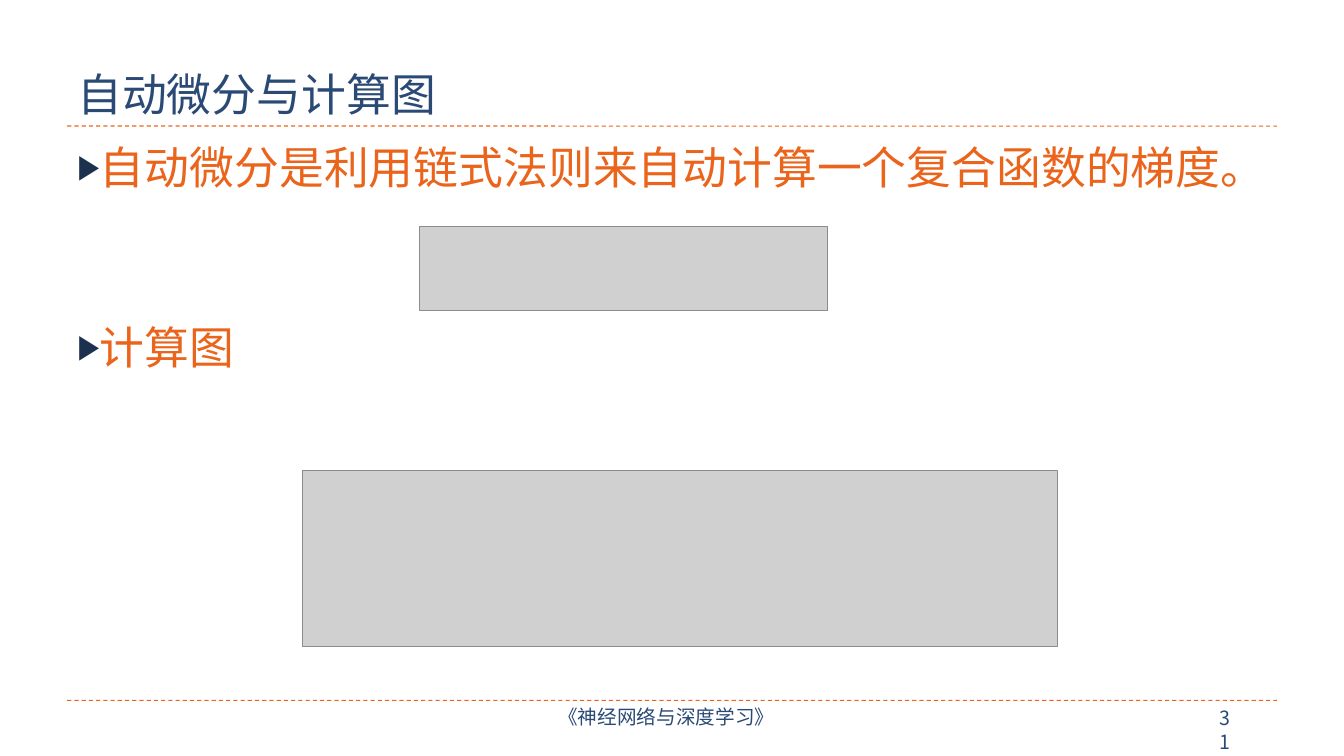
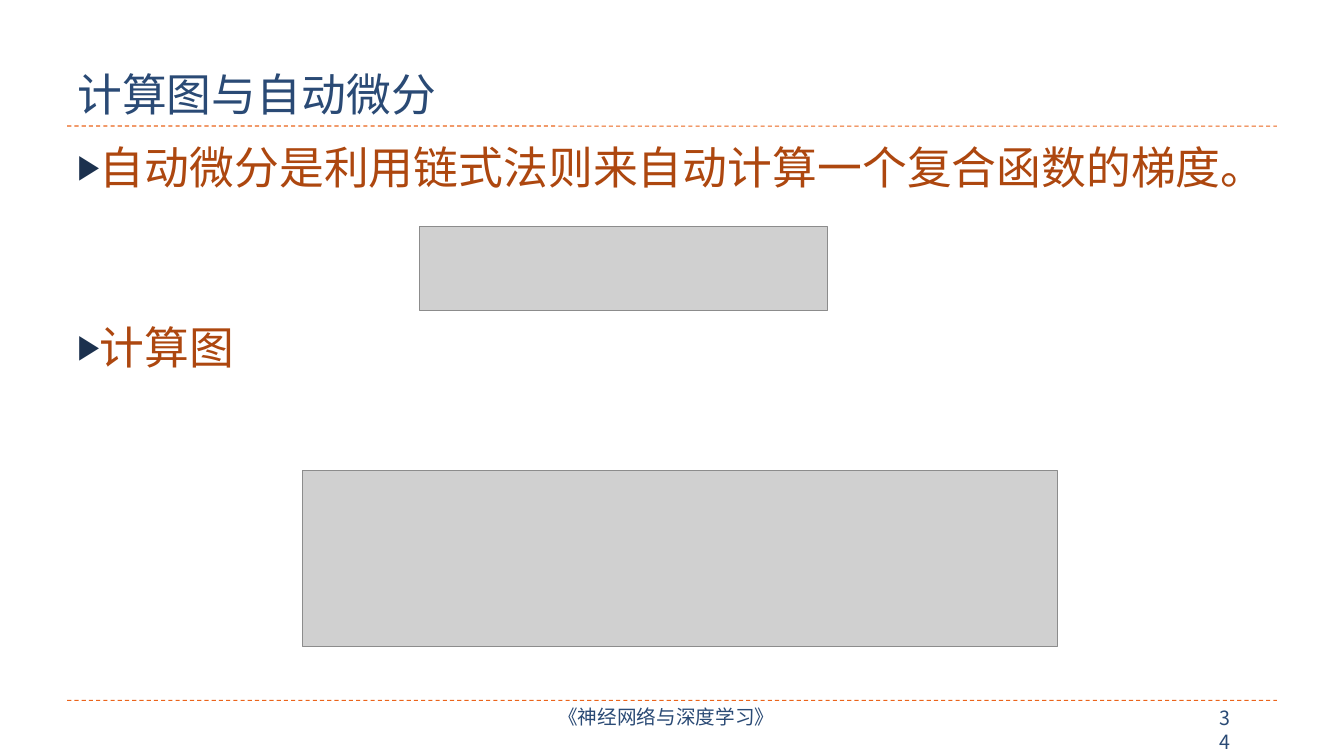
Before and after one commit to nndl/nndl.github.io, a slide deck: slide 34 of ppt/chap-前馈神经网络.pptx (slide 31 before the commit). Drawn at 1344x756 pixels with LibreOffice and Linux fonts; fonts in the diff are those of the drawing; grey boxes stand for pictures. Boxes give left, top, right and bottom in pixels: in the first picture for what was removed or moved away, otherwise in the second. Text is boxed around its words. In the diff, an @@ line names an element or a change of style, - is before the commit and + after.

```diff
--- a/ppt/chap-前馈神经网络.pptx
+++ b/ppt/chap-前馈神经网络.pptx
@@ title at (77, 73, 436, 115): text changed @@
-自动微分与计算图
+计算图与自动微分
@@ text "自动微分是利用链式法则来自动计算一个复合函数的梯度。" at (100, 146, 1266, 368): text colour #EB641B to #AD470F @@
@@ page number at (1210, 702, 1251, 736): text changed @@
-31
+34
```
Also in this commit, not shown: 38 other slides changed, 5 slides added, 1 slide removed.
